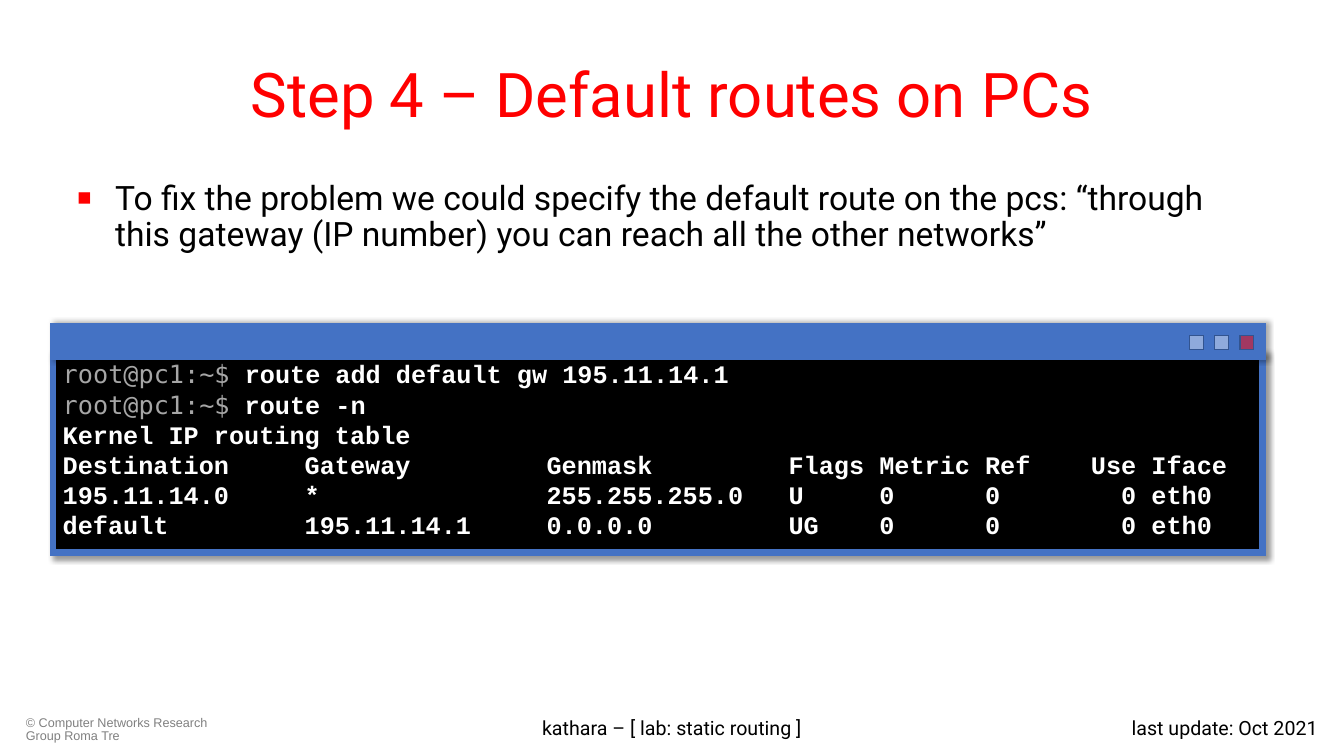
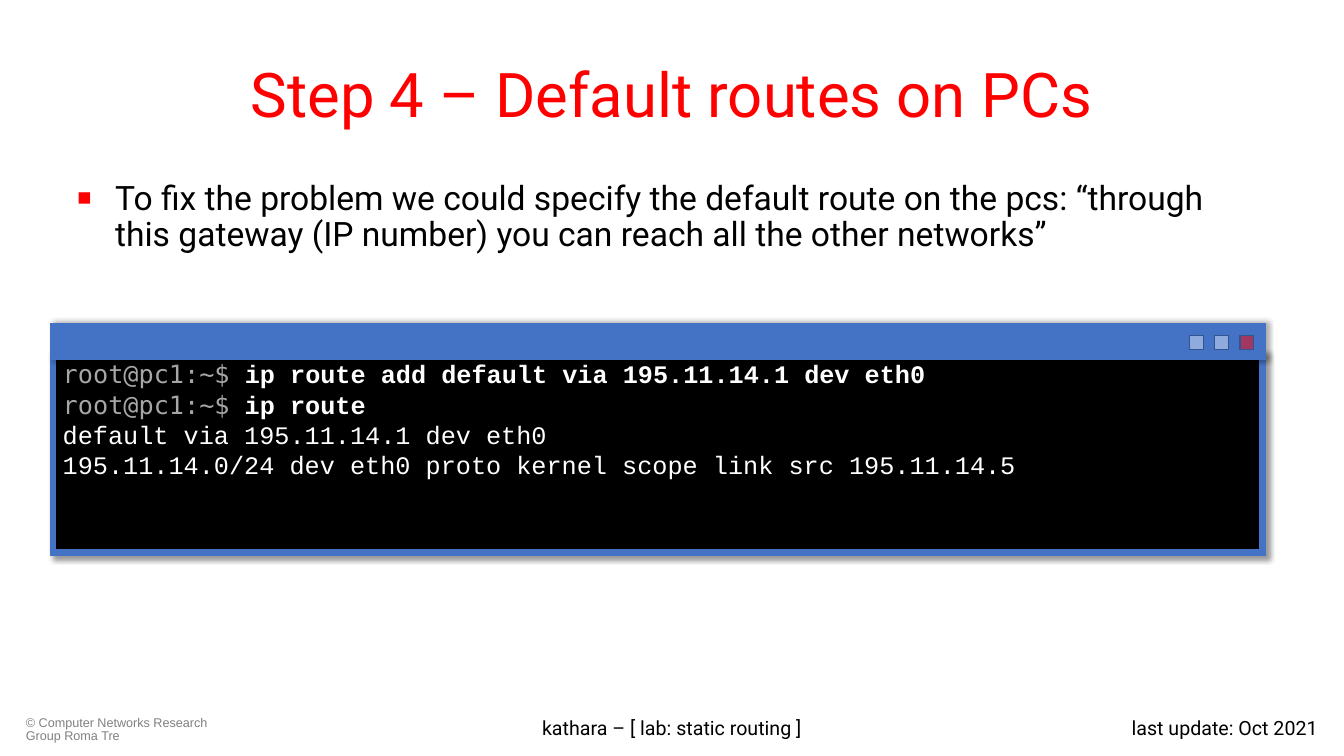
Before and after one commit to KatharaFramework/Kathara-Labs, a slide deck: slide 9 of main-labs/basic-topics/static-routing/004-kathara-lab_static-routing.pptx. Drawn at 1344x756 pixels with LibreOffice and Linux fonts; fonts in the diff are those of the drawing. Boxes give left, top, right and bottom in pixels: in the first picture for what was removed or moved away, otherwise in the second. Text is boxed around its words. In the diff, an @@ line names an element or a change of style, - is before the commit and + after.

```diff
--- a/main-labs/basic-topics/static-routing/004-kathara-lab_static-routing.pptx
+++ b/main-labs/basic-topics/static-routing/004-kathara-lab_static-routing.pptx
@@ text in rectangle at (63,364,1015,480): text changed; bold off @@
-root@pc1:~$ route add default gw 195.11.14.1
-root@pc1:~$ route -n
-Kernel IP routing table
-Destination Gateway Genmask Flags Metric Ref Use Iface
-195.11.14.0 * 255.255.255.0 U 0 0 0 eth0
-default 195.11.14.1 0.0.0.0 UG 0 0 0 eth0
+root@pc1:~$ ip route add default via 195.11.14.1 dev eth0
+root@pc1:~$ ip route
+default via 195.11.14.1 dev eth0
+195.11.14.0/24 dev eth0 proto kernel scope link src 195.11.14.5
```
Also in this commit, not shown: 13 other slides changed, 1 other file.
